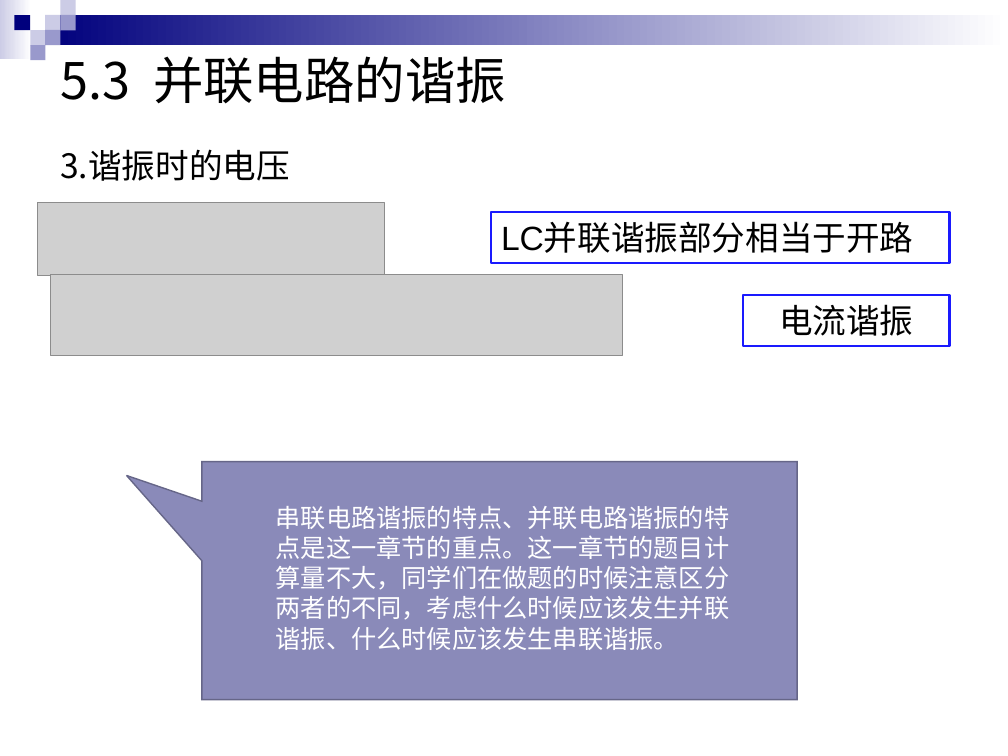
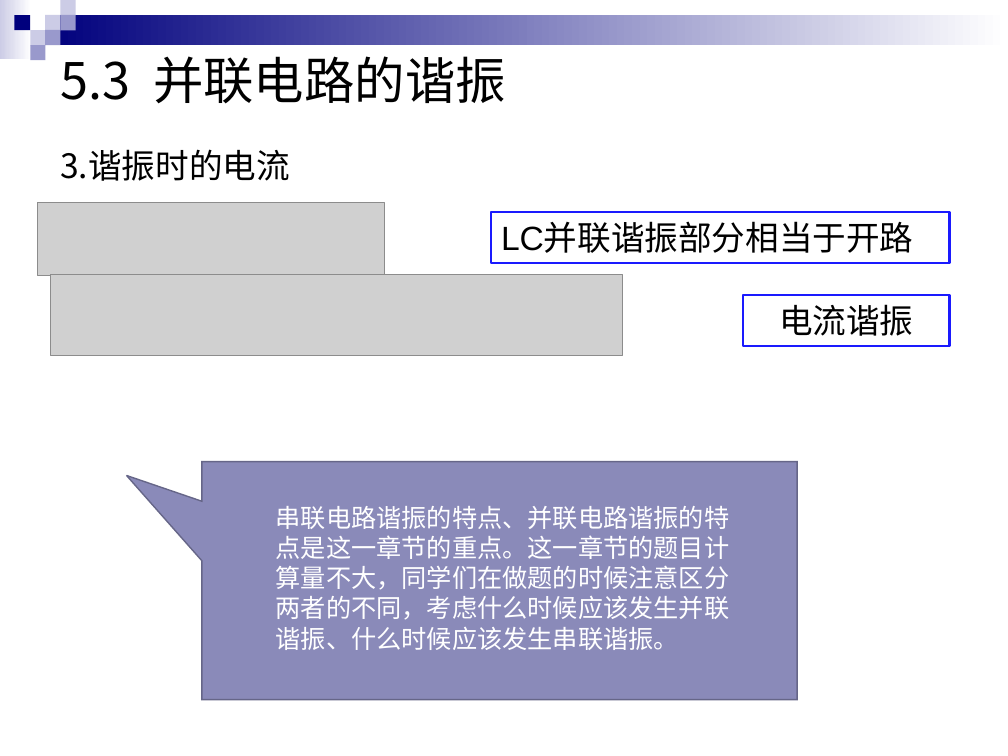
Before and after one commit to HITSZ-OpenAuto/EE1011A, a slide deck: slide 26 of materials/2022暑期电路补习（全9讲）资料/电路复习5 频率特性和谐振现象/电路复习5.pptx. Drawn at 1008x756 pixels with LibreOffice and Linux fonts; fonts in the diff are those of the drawing; grey boxes stand for pictures. Boxes give left, top, right and bottom in pixels: in the first picture for what was removed or moved away, otherwise in the second. Text is boxed around its words. In the diff, an @@ line names an element or a change of style, - is before the commit and + after.

```diff
--- a/materials/2022暑期电路补习（全9讲）资料/电路复习5 频率特性和谐振现象/电路复习5.pptx
+++ b/materials/2022暑期电路补习（全9讲）资料/电路复习5 频率特性和谐振现象/电路复习5.pptx
@@ text at (60, 149, 290, 181): text changed @@
-3.谐振时的电压
+3.谐振时的电流
```
Also in this commit, not shown: 7 other slides changed, 4 slides added, 4 slides removed, 1 other file.
